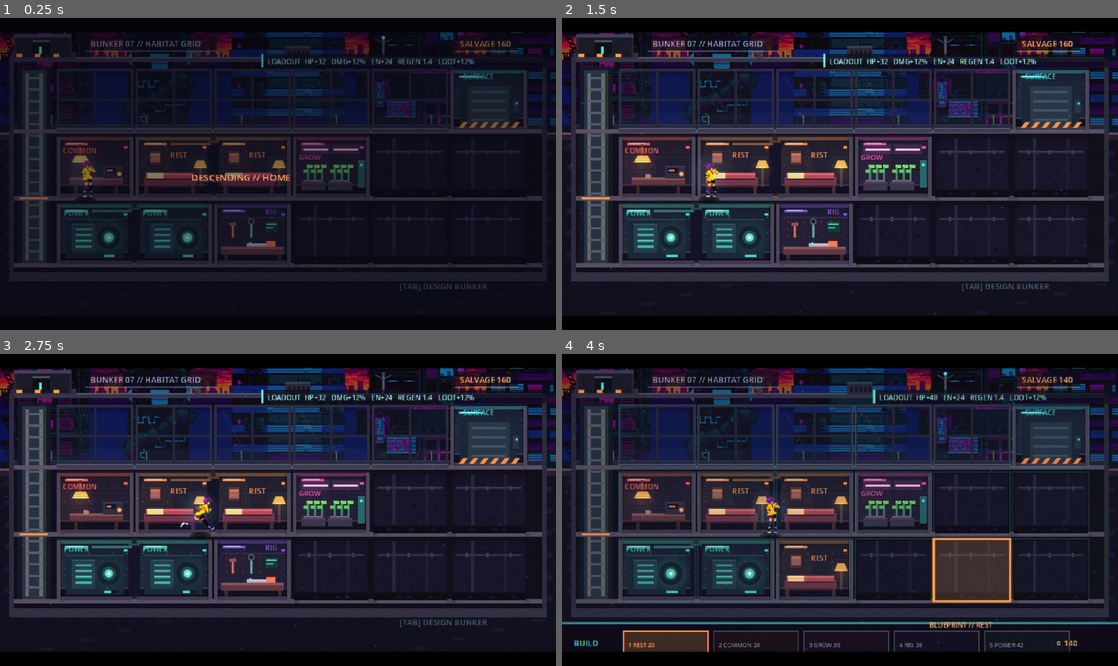
Above: before the commit, frames 1-4 (two rows, left to right).
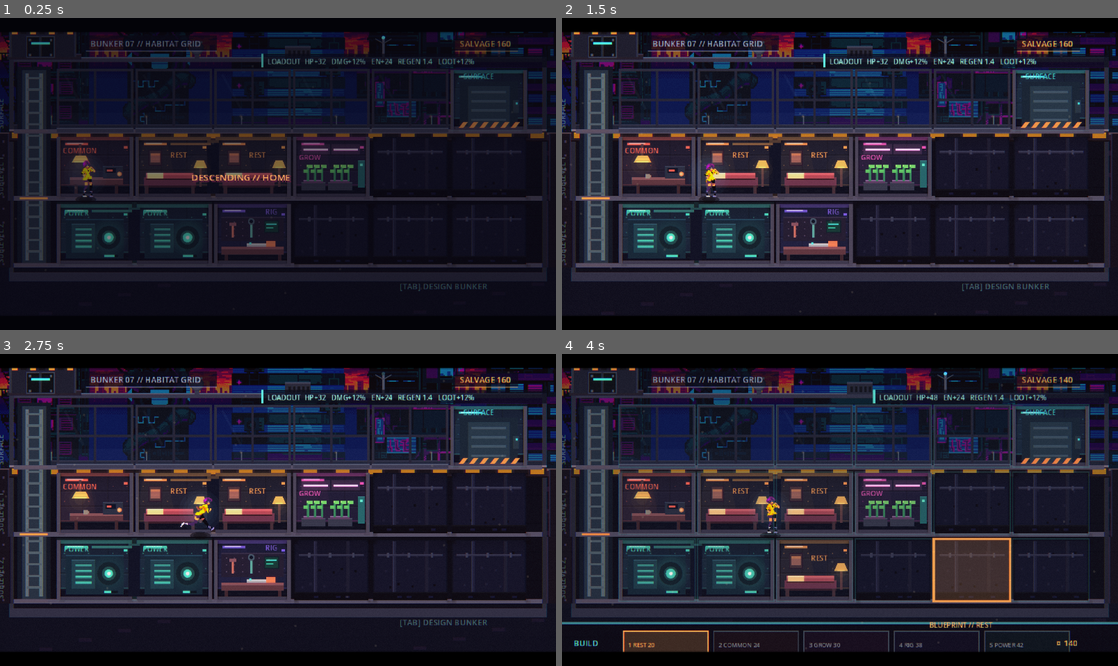
Above: after the commit, the same moments.

Repository: tiankaixie/fuzzy-octo-giggle
Game: Godot game, scene res://scenes/game.tscn
Two runs of this game, one before a commit and one after it. Both use one fixed random seed, a clock stepped at 60 frames per second and the inputs below.
Inputs (mouse positions are in pixels of both pictures, inside the frame that each line leads up to):
- Up to frame 1 (0.25 s): no input
- Up to frame 2 (1.5 s): tap Enter at 0.5 s; move the mouse to (962, 158) at 0.52 s; hold D (move_right) 0.53-1.28 s; tap J at 0.6 s; click (962, 158) at 0.67 s; tap Space at 0.77 s; move the mouse to (728, 189) at 1.27 s; hold S (move_down) from 1.28 s (still down); tap K at 1.35 s
- Up to frame 3 (2.75 s): tap Space at 1.52 s; move the mouse to (333, 441) at 2.02 s; release S (move_down) at 2.03 s; hold D (move_right) from 2.03 s (still down); tap L at 2.1 s
- Up to frame 4 (4 s): move the mouse to (812, 572) at 2.77 s; release D (move_right) at 2.78 s; hold W (move_up) 2.78-3.53 s; tap Tab at 2.85 s; click (812, 572) at 2.92 s; tap Space at 3.02, 3.77 s; move the mouse to (1006, 556) at 3.52 s; hold A (move_left) from 3.53 s (still down); tap 1 at 3.6 s

The runs differ from the first frame. In frame 1, 0.8% of the frame differs, in the area x 0-100%, y 4-79%; in frame 2, 1.4%; in frame 3, 1.4%, in the area x 0-100%, y 4-80%; in frame 4, 1.2%.

Commit message:
feat: bunker surface-vs-fortress visual redesign (M3)
Make the two zones read as distinct: an exposed surface and a buried fortress.
- Ground-seam bulkhead: a heavy hazard-striped band at GROUND_Y clamps the
  surface block onto the buried floors.
- Armored left spine + right rib that thicken on each deeper sublevel, with
  rivets, plus a depth-darkening pass so lower floors read more enclosed.
- Vertical depth tags up the spine: SURFACE / SUBLEVEL 1 / SUBLEVEL 2.
- Surface entrance promoted to a fortified bunker cap: bulkhead lintel with
  hazard chevrons, recessed twin blast door with bolts + glowing vision slit,
  and an alarm beacon that turns red and blinks fast when a siege is imminent.

Co-Authored-By: Claude Opus 4.8 <noreply@anthropic.com>

Diff:
--- a/scripts/bunker.gd
+++ b/scripts/bunker.gd
@@ -659,6 +659,9 @@
 	draw_rect(Rect2(468, 34, 4, 190), Color("2a2d40"))
 	draw_rect(Rect2(8, 220, 464, 8), Color("2f3146"))
 
+	# Surface vs buried fortress: ground-seam bulkhead, armored spine, depth tags.
+	_draw_depth_structure()
+
 	# Surface entrance hut + fortified rooftop kit, set against the skyline.
 	_draw_surface_entrance()
 	_draw_rooftop_props()
@@ -702,23 +705,38 @@
 
 
 func _draw_surface_entrance() -> void:
-	# Hardened entrance hut on the roof above the lift, with a blinking beacon.
-	var ex := 12.0
-	draw_rect(Rect2(ex - 2, 30, 56, 5), Color("2c2f44"))
-	draw_rect(Rect2(ex, 14, 50, 20), Color("23263a"))
-	draw_rect(Rect2(ex, 14, 50, 3), Color("3b4059"))
-	draw_rect(Rect2(ex + 2, 17, 46, 17), Color("181b2c"))
-	draw_rect(Rect2(ex + 16, 19, 15, 15), Color("0c1018"))
-	draw_rect(Rect2(ex + 16, 19, 15, 2), Color("4a5168"))
-	draw_rect(Rect2(ex + 22, 25, 2, 6), Color("55ddcd"))
-	for i in range(6):
-		draw_rect(Rect2(ex + 2 + i * 8, 31, 5, 3), Color("e0a24a") if i % 2 == 0 else Color("16161f"))
-	draw_line(Vector2(ex + 44, 14), Vector2(ex + 44, 3), Color("4a5060"), 1)
-	var on := fmod(ambience_time, 1.4) < 0.7
+	# The single fortified ingress on the surface: a hardened bunker cap over the
+	# lift with a heavy blast door — narratively the only way the dead get in.
+	var ex := 10.0
+	# Concrete apron the cap sits on.
+	draw_rect(Rect2(ex - 4, 31, 64, 5), Color("221f2d"))
+	draw_rect(Rect2(ex - 4, 31, 64, 1), Color("3a3550"))
+	# Hardened cap shell.
+	draw_rect(Rect2(ex - 2, 9, 58, 25), Color("1c1f30"))
+	draw_rect(Rect2(ex - 2, 9, 58, 3), Color("3b4059"))
+	draw_rect(Rect2(ex - 2, 9, 2, 25), Color("2c3146"))
+	draw_rect(Rect2(ex + 54, 9, 2, 25), Color("2c3146"))
+	# Bulkhead lintel with hazard chevrons.
+	for i in range(7):
+		draw_rect(Rect2(ex + i * 8, 11, 5, 3), Color("e0a24a") if i % 2 == 0 else Color("16161f"))
+	# Recessed twin blast door with bolts and a glowing vision slit.
+	draw_rect(Rect2(ex + 13, 16, 24, 18), Color("0c1018"))
+	draw_rect(Rect2(ex + 13, 16, 24, 18), Color("394157"), false, 1)
+	draw_rect(Rect2(ex + 24, 16, 2, 18), Color("232a3c"))
+	for bx in [ex + 15, ex + 33]:
+		for by in [18, 31]:
+			draw_rect(Rect2(bx, by, 2, 2), Color("4a5168"))
+	draw_rect(Rect2(ex + 17, 21, 16, 2), Color("55ddcd"))
+	# Mast + alarm beacon — red and fast while a siege is imminent or live.
+	var alarm := siege_active or start_in_siege
+	draw_line(Vector2(ex + 48, 9), Vector2(ex + 48, 2), Color("4a5060"), 1)
+	var period := 0.5 if alarm else 1.4
+	var on := fmod(ambience_time, period) < period * 0.5
+	var beacon := Color("ff3030") if alarm else Color("ff5a52")
 	if on:
-		_glow_at(Vector2(ex + 44, 3), Color("ff5a52"), 5.0)
-	draw_circle(Vector2(ex + 44, 3), 2.0, Color("ff5a52") if on else Color("4a2526"))
-	_label("ENTRY", Vector2(ex + 4, 12), Color("8fb0bf"), 5)
+		_glow_at(Vector2(ex + 48, 2), beacon, 5.0)
+	draw_circle(Vector2(ex + 48, 2), 2.0, beacon if on else Color("4a2526"))
+	_label("ENTRY", Vector2(ex + 2, 8), Color("8fb0bf"), 5)
 
 
 func _draw_rooftop_props() -> void:
@@ -761,6 +779,48 @@
 func _glow_at(center: Vector2, color: Color, radius: float) -> void:
 	for i in range(3, 0, -1):
 		draw_circle(center, radius * float(i) / 3.0, Color(color, 0.05 * (4 - i)))
+
+
+# Reads the bunker as two distinct zones: an exposed surface and a buried
+# fortress that hardens (darker, thicker walls) the deeper it goes.
+func _draw_depth_structure() -> void:
+	var day := _day_factor()
+	# Ground seam: a heavy hazard bulkhead clamping the surface onto the fortress.
+	draw_rect(Rect2(8, GROUND_Y - 4, 464, 11), Color("241f2e"))
+	draw_rect(Rect2(8, GROUND_Y - 4, 464, 2), Color("6b5a6f").lerp(Color("8a7f95"), day))
+	for cx in range(10, 470, 14):
+		var amber := ((cx / 14) % 2) == 0
+		draw_rect(Rect2(cx, GROUND_Y - 1, 12, 5), Color("c8902f") if amber else Color("16151f"))
+	draw_rect(Rect2(8, GROUND_Y + 6, 464, 1), Color(0, 0, 0, 0.5))
+
+	# Left armored spine + right rib, thickening on each deeper sublevel.
+	for row in range(1, ROWS):
+		var fy := GRID_ORIGIN.y + float(row) * CELL_SIZE.y
+		var w := 6.0 + float(row) * 2.0
+		draw_rect(Rect2(0, fy, w, CELL_SIZE.y), Color("13111d"))
+		draw_rect(Rect2(w - 1.0, fy, 1, CELL_SIZE.y), Color("2c2740"))
+		for ry in range(int(fy) + 6, int(fy + CELL_SIZE.y), 12):
+			draw_rect(Rect2(2, ry, 2, 2), Color("3a3550"))
+		var w2 := 4.0 + float(row) * 2.0
+		draw_rect(Rect2(480.0 - w2, fy, w2, CELL_SIZE.y), Color("13111d"))
+		draw_rect(Rect2(480.0 - w2, fy, 1, CELL_SIZE.y), Color("2c2740"))
+
+	# Depth darkening: deeper sublevels read more enclosed.
+	for row in range(1, ROWS):
+		var fy3 := GRID_ORIGIN.y + float(row) * CELL_SIZE.y
+		var d := float(row) / float(ROWS - 1)
+		draw_rect(Rect2(8, fy3, 464, CELL_SIZE.y), Color(0.0, 0.0, 0.02, 0.08 + 0.10 * d))
+
+	# Depth tags running up the spine.
+	_draw_vlabel("SURFACE", Vector2(3, 96), Color(0.58, 0.72, 0.8, 0.6), 6)
+	_draw_vlabel("SUBLEVEL 1", Vector2(3, 154), Color(0.5, 0.62, 0.72, 0.55), 6)
+	_draw_vlabel("SUBLEVEL 2", Vector2(3, 212), Color(0.5, 0.62, 0.72, 0.55), 6)
+
+
+func _draw_vlabel(text: String, pos: Vector2, color: Color, size := 6) -> void:
+	draw_set_transform(pos, -PI / 2.0, Vector2.ONE)
+	draw_string(ThemeDB.fallback_font, Vector2.ZERO, text, HORIZONTAL_ALIGNMENT_LEFT, -1, size, color)
+	draw_set_transform(Vector2.ZERO, 0.0, Vector2.ONE)
 
 
 func _draw_loadout_readout() -> void:
